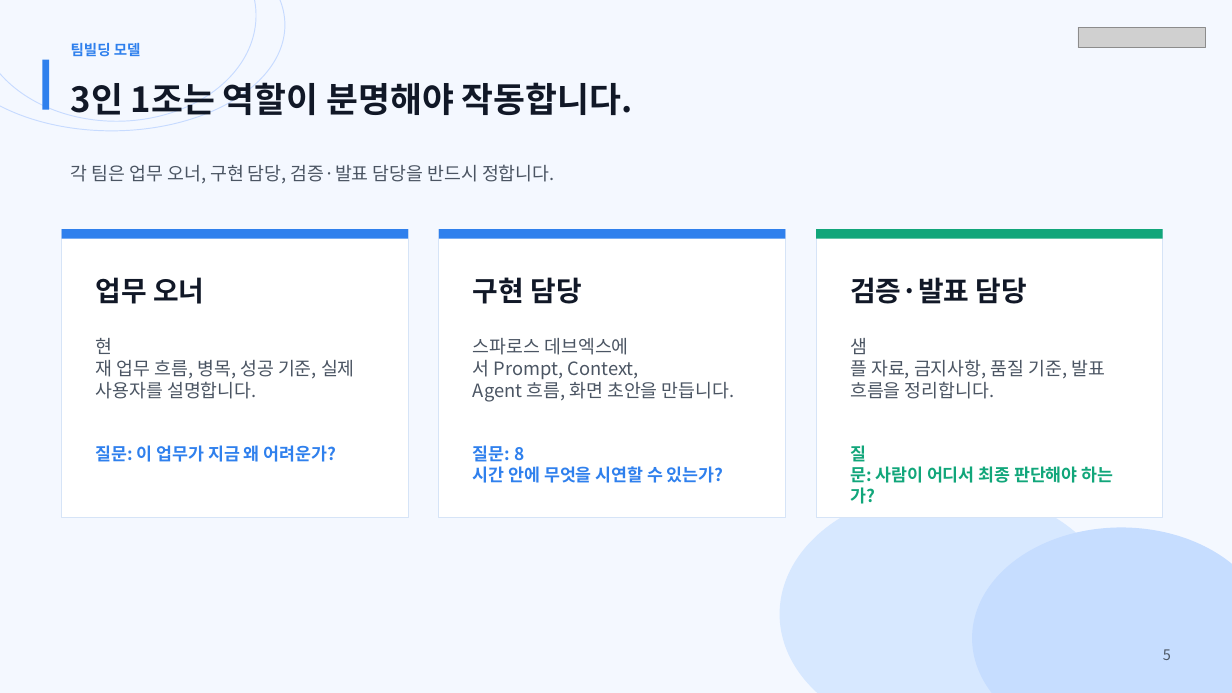
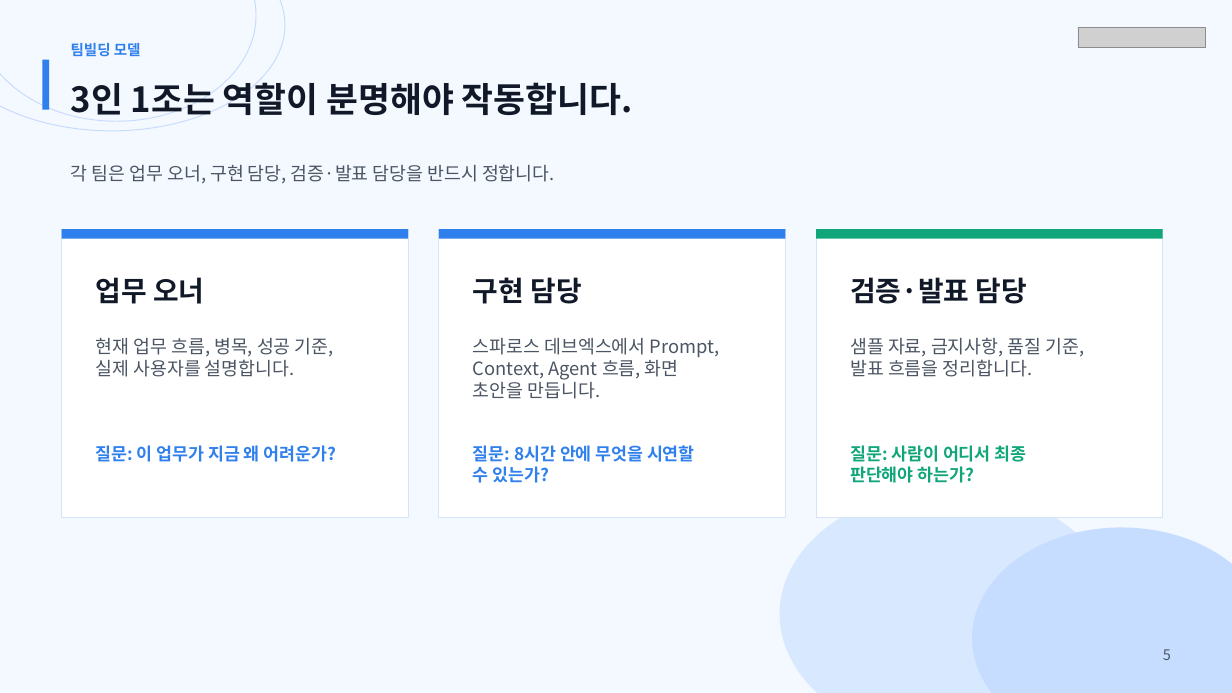
Before and after one commit to MagicecoleAI/shinsegae-ic-ai-native-workshop, a slide deck: slide 5 of outputs/shinsegae-ai4pm-0626-3h-workshop.pptx. Drawn at 1232x693 pixels with LibreOffice and Linux fonts; fonts in the diff are those of the drawing; grey boxes stand for pictures. Boxes give left, top, right and bottom in pixels: in the first picture for what was removed or moved away, otherwise in the second. Text is boxed around its words. In the diff, an @@ line names an element or a change of style, - is before the commit and + after.

Commit message:
Fix workshop slide text wrapping

```diff
--- a/outputs/shinsegae-ai4pm-0626-3h-workshop.pptx
+++ b/outputs/shinsegae-ai4pm-0626-3h-workshop.pptx
@@ text at (96, 338, 334, 377): spaces changed @@
-현재 업무 흐름, 병목, 성공 기준, 실제
-사용자를 설명합니다.
+현재 업무 흐름, 병목, 성공 기준,
+실제 사용자를 설명합니다.
@@ text at (473, 338, 720, 399): text changed @@
-스파로스 데브엑스에서 Prompt, Context,
-Agent 흐름, 화면 초안을 만듭니다.
+스파로스 데브엑스에서 Prompt,
+Context, Agent 흐름, 화면
+초안을 만듭니다.
@@ text at (850, 337, 1084, 377): spaces changed @@
-샘플 자료, 금지사항, 품질 기준, 발표
-흐름을 정리합니다.
+샘플 자료, 금지사항, 품질 기준,
+발표 흐름을 정리합니다.
@@ text at (473, 445, 695, 483): text changed @@
-질문: 8시간 안에 무엇을 시연할 수 있는가?
+질문: 8시간 안에 무엇을 시연할
+수 있는가?
@@ text at (850, 445, 1026, 483): text changed @@
-질문: 사람이 어디서 최종 판단해야 하는가?
+질문: 사람이 어디서 최종
+판단해야 하는가?
```
Also in this commit, not shown: 18 other slides changed, 1 other file.
